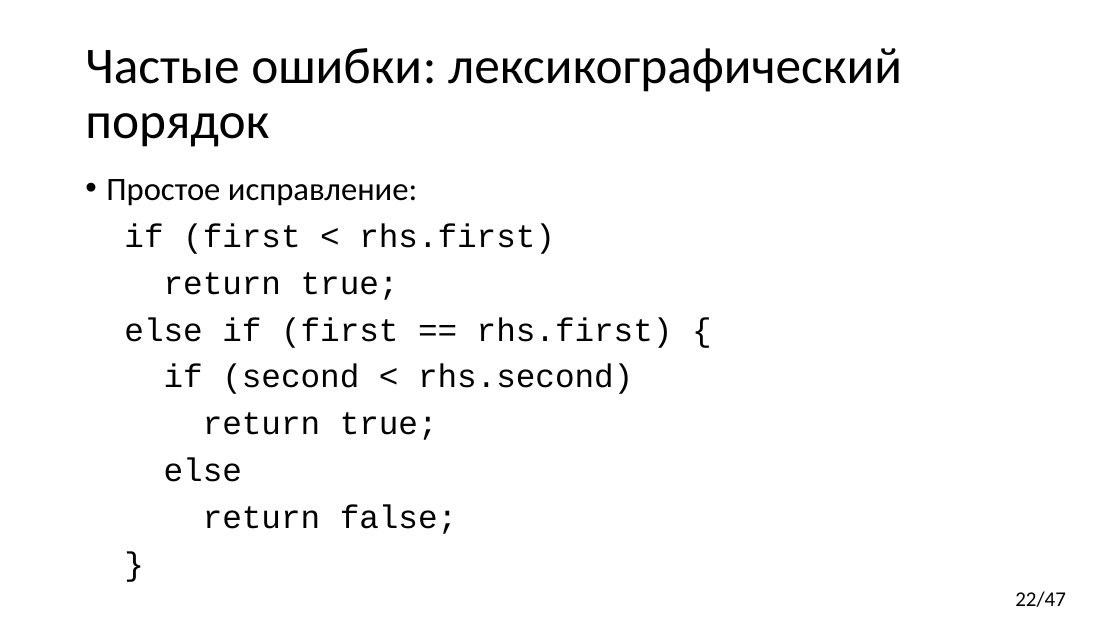
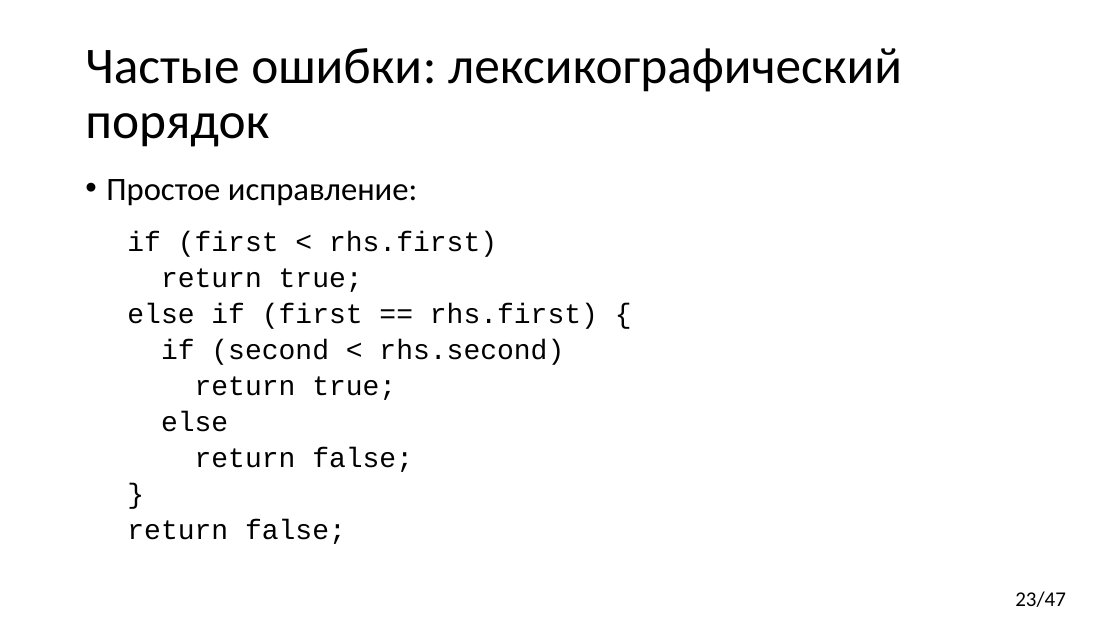
Before and after one commit to yugr/CppRussia, a slide deck: slide 23 of 2023/RU.pptx (slide 22 before the commit). Drawn at 1120x630 pixels with LibreOffice and Linux fonts; fonts in the diff are those of the drawing. Boxes give left, top, right and bottom in pixels: in the first picture for what was removed or moved away, otherwise in the second. Text is boxed around its words. In the diff, an @@ line names an element or a change of style, - is before the commit and + after.

```diff
--- a/2023/RU.pptx
+++ b/2023/RU.pptx
@@ text at box(127, 231, 598, 472): size 28 to 24 pt in "if (first < rhs.first)", "return true;", "else if (first == rhs.first) {", "if (second < rhs.second)" and 4 more places; list level 1 to 2 in "if (first < rhs.first)"; list level 1 to 2 in "return true;"; list level 1 to 2 in "else if (first == rhs.first) ..."; list level 1 to 2 in "if (second < rhs.second)"; list level 1 to 2 in "else"; list level 1 to 2 in "return false;"; list level 1 to 2 in "}" @@
@@ text at box(127, 519, 346, 544): paragraph added @@
+  return false;
@@ page number at box(1015, 591, 1066, 607): text changed @@
-22/47
+23/47
```
Also in this commit, not shown: 8 other slides changed, 2 slides added.
